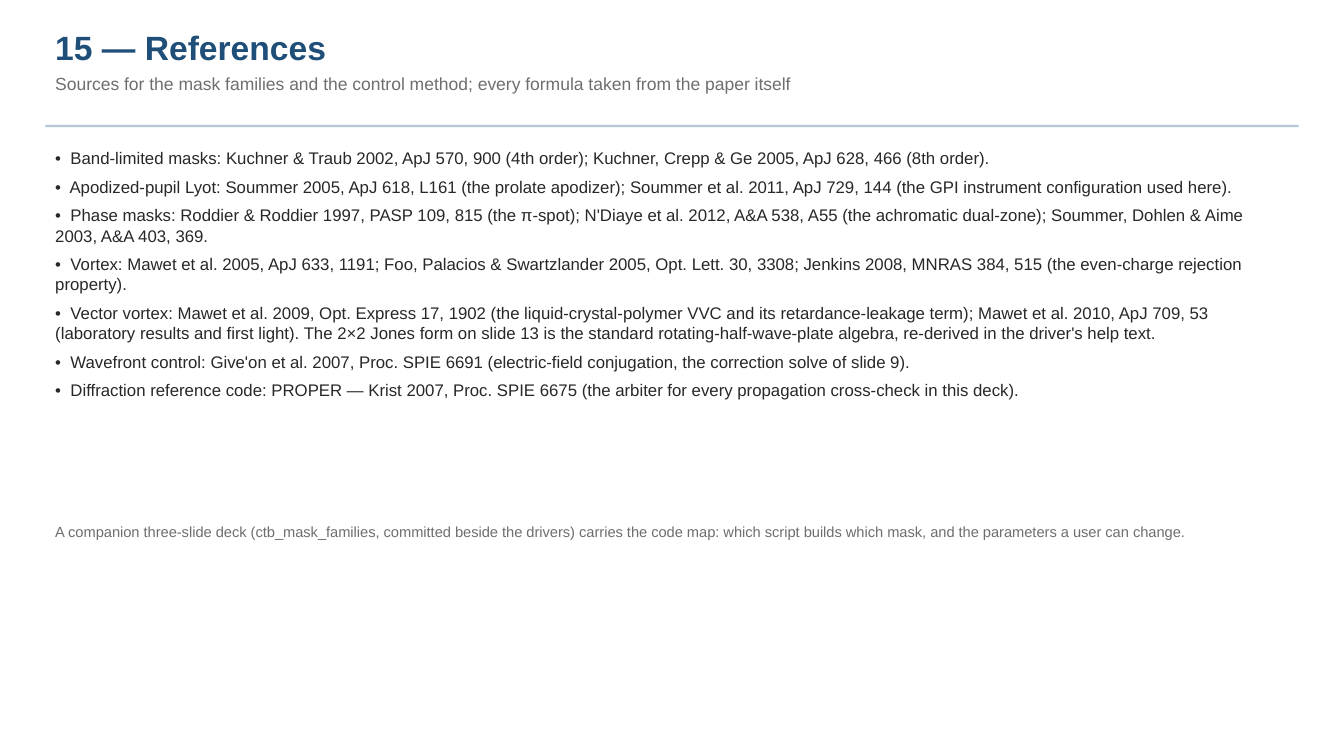
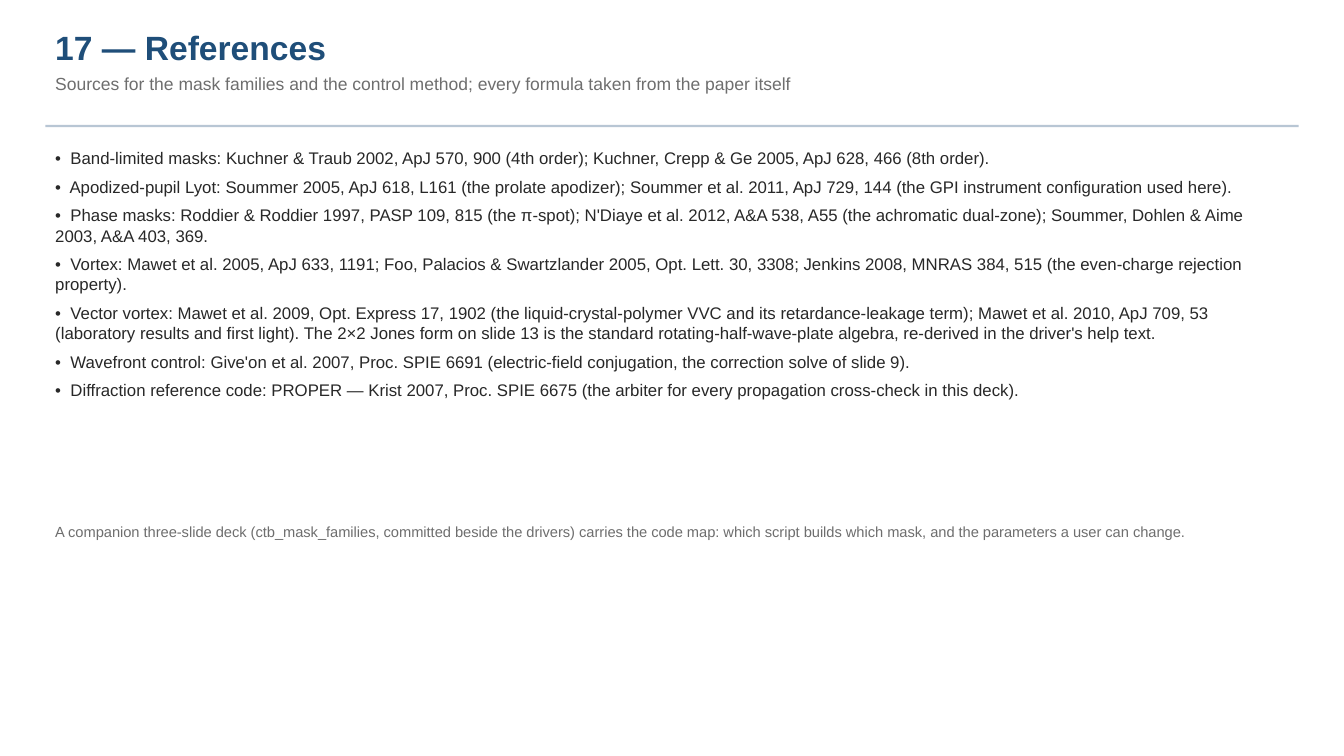
Before and after one commit to nasa-jpl/MACOS_resources, a slide deck: slide 18 of mmacos/templates/30_instruments/bench_ctb/deck_ctb.pptx (slide 16 before the commit). Drawn at 1344x756 pixels with LibreOffice and Linux fonts; fonts in the diff are those of the drawing. Boxes give left, top, right and bottom in pixels: in the first picture for what was removed or moved away, otherwise in the second. Text is boxed around its words. In the diff, an @@ line names an element or a change of style, - is before the commit and + after.

```diff
--- a/mmacos/templates/30_instruments/bench_ctb/deck_ctb.pptx
+++ b/mmacos/templates/30_instruments/bench_ctb/deck_ctb.pptx
@@ text at bbox=[55, 35, 326, 61]: text changed @@
-15 — References
+17 — References
```
Also in this commit, not shown: 3 other slides changed, 2 slides added, 4 other files.
